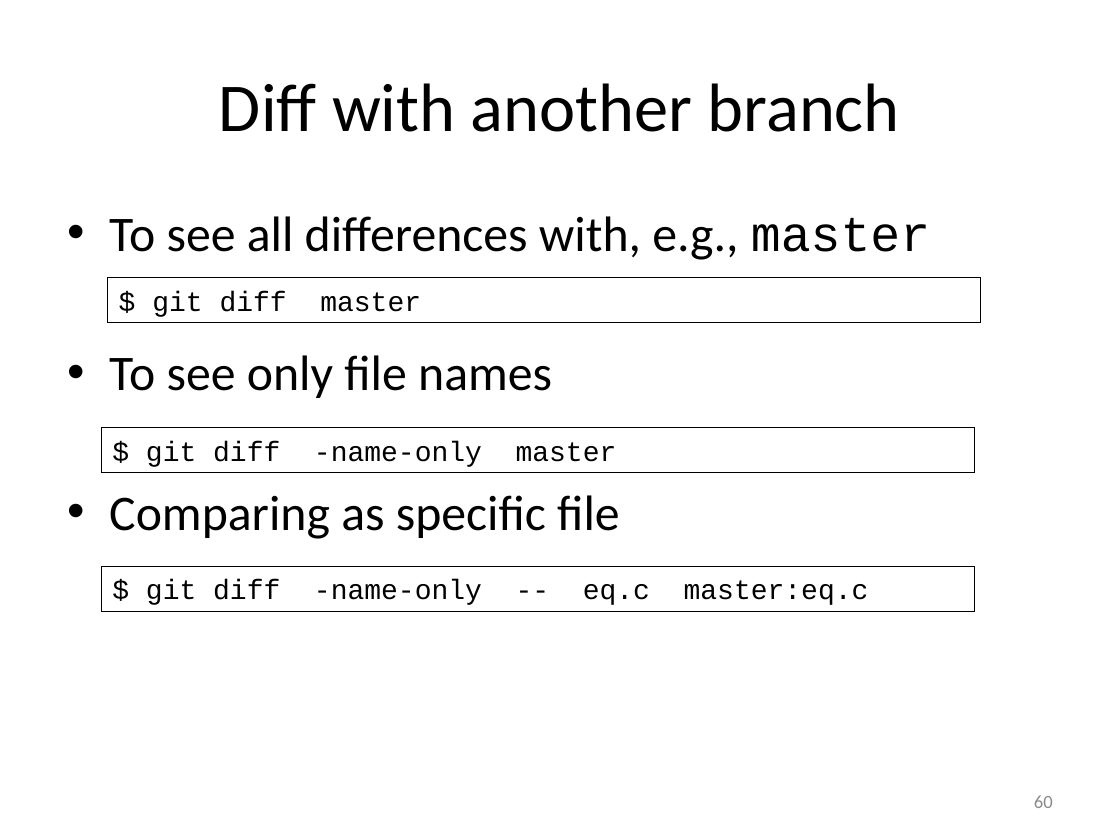
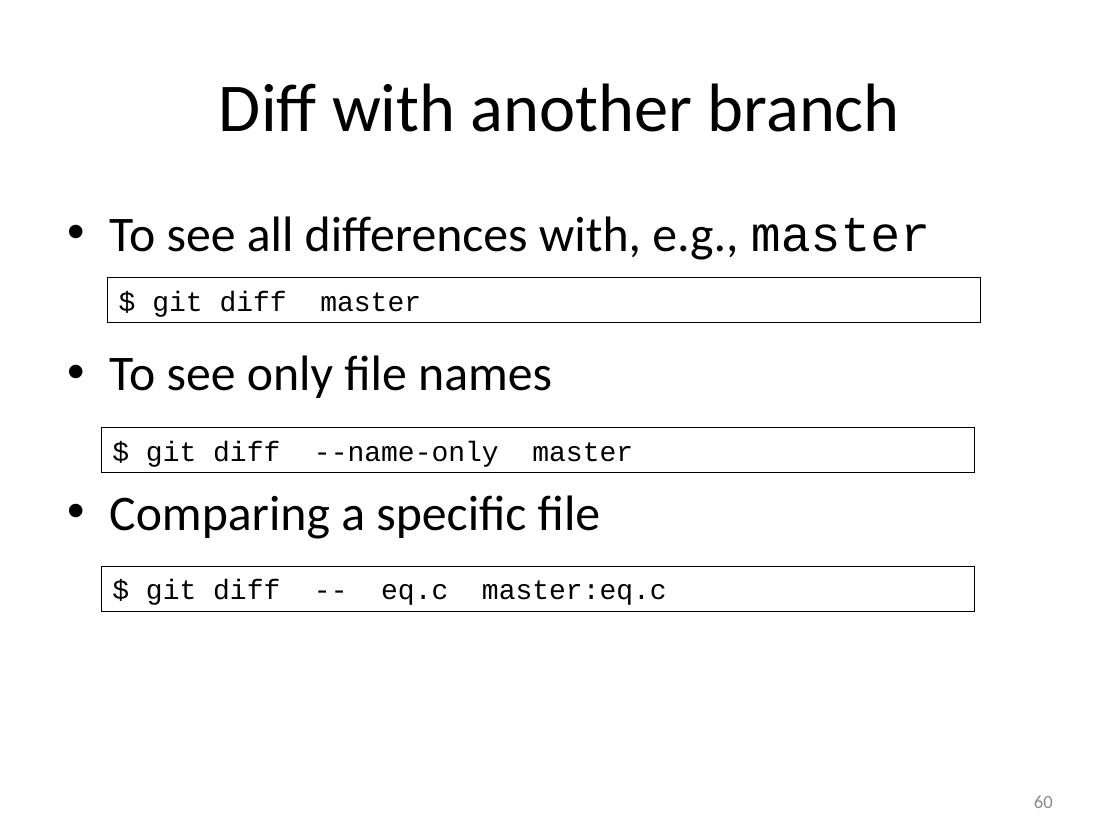
Before and after one commit to gjbex/Version-control-with-git, a slide deck: slide 60 of version_control_git.pptx. Drawn at 1120x840 pixels with LibreOffice and Linux fonts; fonts in the diff are those of the drawing. Boxes give left, top, right and bottom in pixels: in the first picture for what was removed or moved away, otherwise in the second. Text is boxed around its words. In the diff, an @@ line names an element or a change of style, - is before the commit and + after.

Commit message:
Fix git diff option mistakes

```diff
--- a/version_control_git.pptx
+++ b/version_control_git.pptx
@@ text in rectangle at (x1=146, y1=441, x2=633, y2=467): text changed @@
-$ git diff -name-only master
+$ git diff --name-only master
@@ text at (x1=109, y1=495, x2=600, y2=539): text changed @@
-• Comparing as specific file
+• Comparing a specific file
@@ text in rectangle at (x1=146, y1=580, x2=667, y2=605): text changed @@
-$ git diff -name-only -- eq.c master:eq.c
+$ git diff -- eq.c master:eq.c
```
